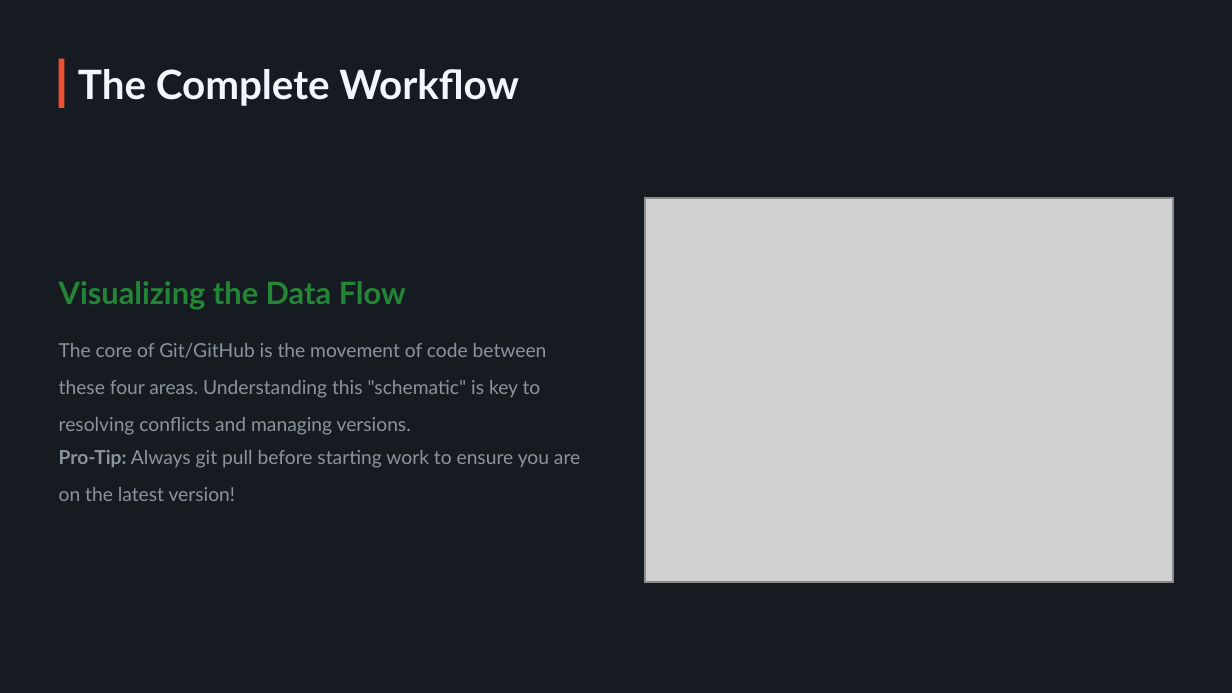
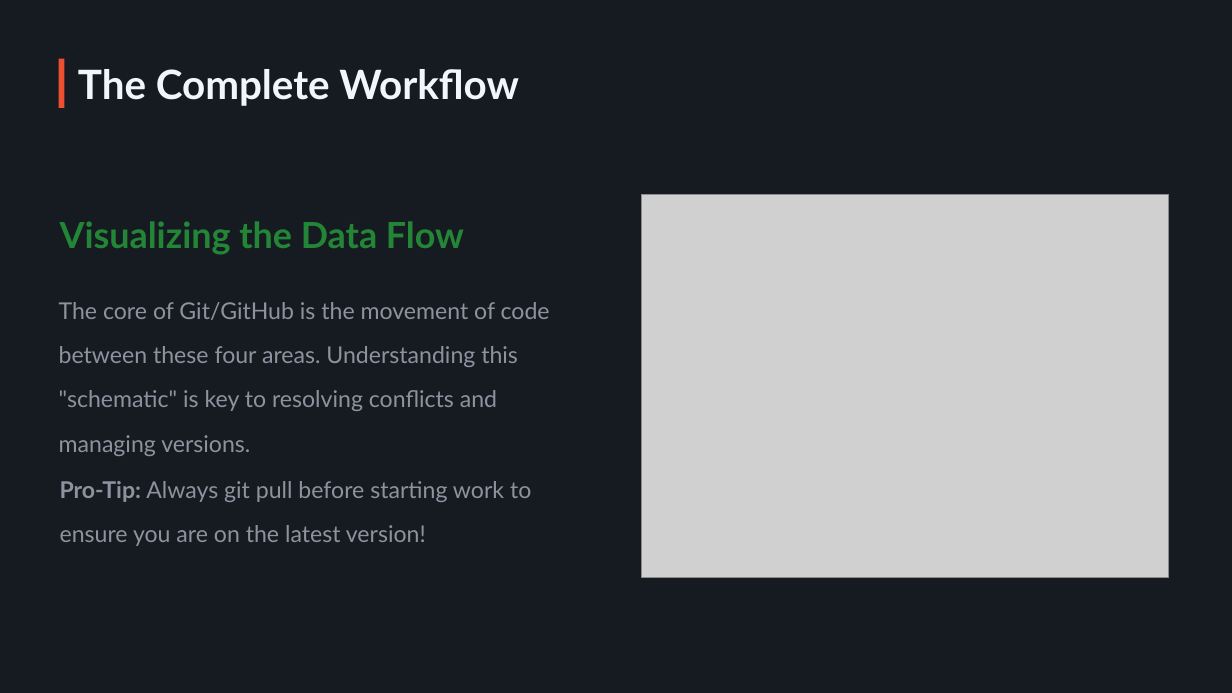
Before and after one commit to skully0709/internship---linkcode, a slide deck: slide 14 of github/my-project/Git & GitHub Mastery.pptx. Drawn at 1232x693 pixels with LibreOffice and Linux fonts; fonts in the diff are those of the drawing; grey boxes stand for pictures; background and template pictures are left out. Boxes give left, top, right and bottom in pixels: in the first picture for what was removed or moved away, otherwise in the second. Text is boxed around its words. In the diff, an @@ line names an element or a change of style, - is before the commit and + after.

```diff
--- a/github/my-project/Git & GitHub Mastery.pptx
+++ b/github/my-project/Git & GitHub Mastery.pptx
@@ picture: place and size @@
-picture at [646, 199, 1173, 582]
+picture at [642, 194, 1169, 578]
@@ picture removed at [645, 198, 1174, 583] @@
@@ text "Visualizing the Data Flow": place and size @@
-text "Visualizing the Data Flow" at [59, 281, 406, 310]
+text "Visualizing the Data Flow" at [60, 221, 464, 255]
@@ text "Visualizing the Data Flow" at [60, 221, 464, 255]: size 24 to 28 pt @@
@@ text "The core of Git/GitHub is ...": place and size @@
-text "The core of Git/GitHub is ..." at [59, 343, 547, 435]
+text "The core of Git/GitHub is ..." at [59, 302, 550, 456]
@@ text "The core of Git/GitHub is ..." at [59, 302, 550, 456]: size 15 to 18 pt @@
@@ text "Pro-Tip: Always git pull before ..." at [60, 481, 531, 546]: size 15 to 18 pt @@
@@ text "Pro-Tip: Always git pull before ...": place and size @@
-text "Pro-Tip: Always git pull before ..." at [59, 450, 580, 501]
+text "Pro-Tip: Always git pull before ..." at [60, 481, 531, 546]
```
Also in this commit, not shown: 2 other slides changed, 1 slide added, 5 other files.
